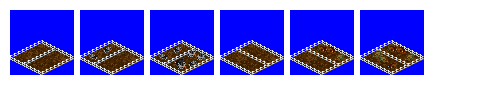
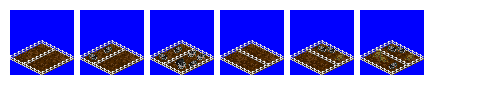
Before/after of a 500 x 90 layered artwork. What changed in the layer stack:
added group "fenced yard jersey + bw cows copy" with 6 layers above "fenced yard jersey + bw cows" over [388, 45, 406, 69]
moved "fence front" (4th of 6, in "fenced yard jersey + bw cows copy") into group "fenced yard jersey + bw cows copy" over [388, 62, 397, 69]
showed "moo 1" (4th of 6, in "fenced yard jersey + bw cows copy"), moved it into group "fenced yard jersey + bw cows copy", painted on it over [318, 50, 397, 69]
moved "fence rear copy" (4th of 6, in "fenced yard jersey + bw cows copy") into group "fenced yard jersey + bw cows copy" over [388, 48, 406, 67]
showed "moo 2" (4th of 6, in "fenced yard jersey + bw cows copy"), moved it into group "fenced yard jersey + bw cows copy", painted on it over [318, 45, 406, 53]
moved "fence rear" (4th of 6, in "fenced yard jersey + bw cows copy") into group "fenced yard jersey + bw cows copy" over [388, 45, 406, 53]
moved "tile mud copy 3" (4th of 6, in "fenced yard jersey + bw cows copy") into group "fenced yard jersey + bw cows copy" over [388, 45, 406, 69]
hid "moo 1" (5th of 6, in "fenced yard jersey + bw cows"), moved it into group "fenced yard jersey + bw cows", painted on it over [318, 50, 397, 69]
moved "moo 2" (5th of 6, in "fenced yard jersey + bw cows") into group "fenced yard jersey + bw cows", painted on it over [318, 45, 406, 53]
hid "moo 2" (6th of 6, in "fenced yard jersey + bw cows copy 2"), moved it into group "fenced yard jersey + bw cows copy 2", painted on it over [318, 45, 336, 53]
removed group "fenced yard red + jersey cows copy" (6 layers) over [388, 45, 406, 69]
